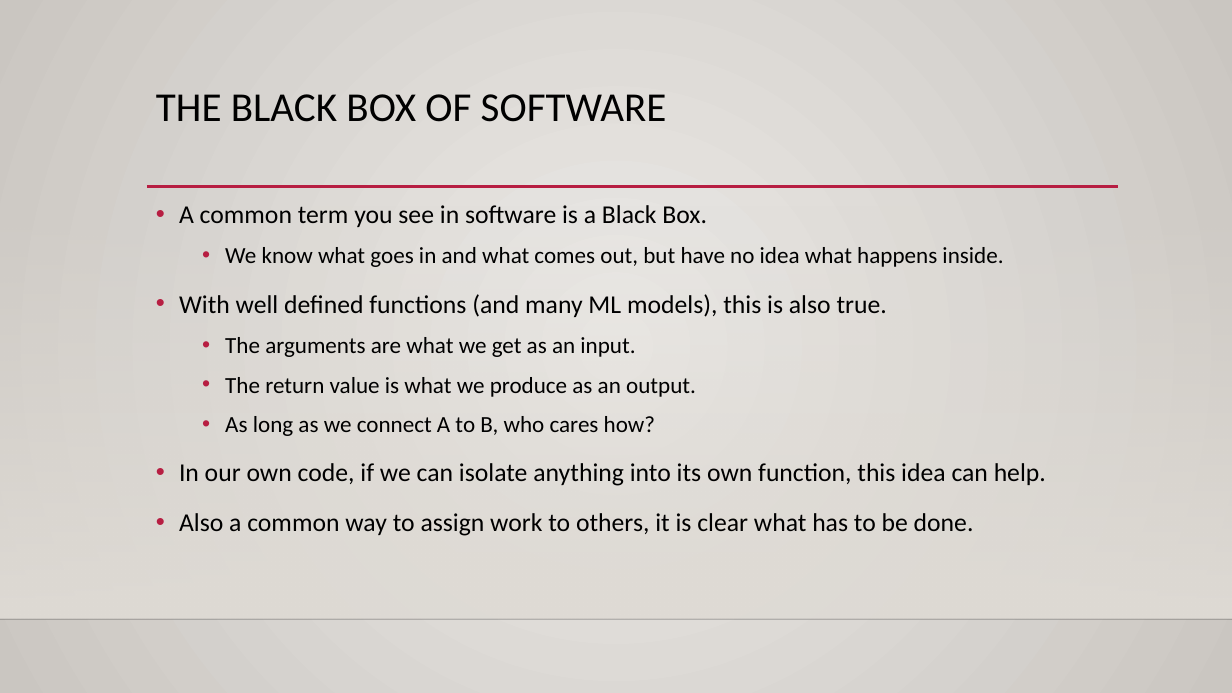
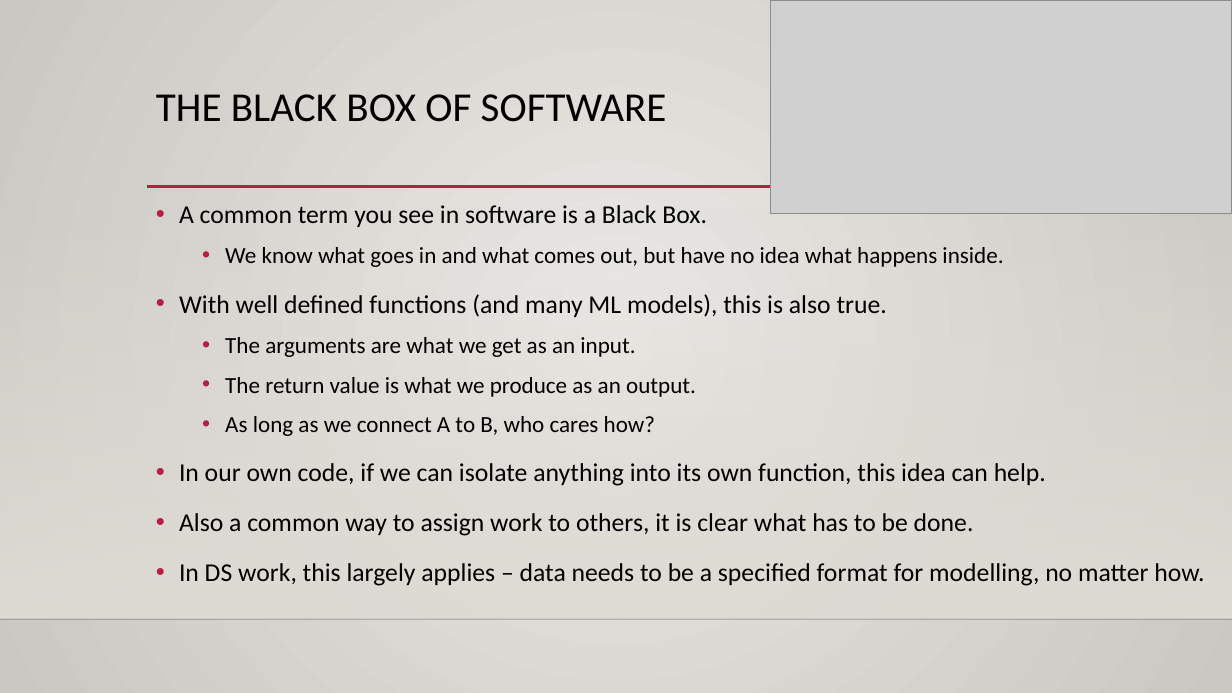
Before and after one commit to AkeemSemperDataScience/Programming_Basics_for_Machine_Learning_Students, a slide deck: slide 12 of reference_material/slides/018_cards_2.pptx (slide 10 before the commit). Drawn at 1232x693 pixels with LibreOffice and Linux fonts; fonts in the diff are those of the drawing; grey boxes stand for pictures; background and template pictures are left out. Boxes give left, top, right and bottom in pixels: in the first picture for what was removed or moved away, otherwise in the second. Text is boxed around its words. In the diff, an @@ line names an element or a change of style, - is before the commit and + after.

```diff
--- a/reference_material/slides/018_cards_2.pptx
+++ b/reference_material/slides/018_cards_2.pptx
@@ picture added at (771,0,1232,213) @@
@@ text at (179,563,1204,586): paragraph added @@
+• In DS work, this largely applies – data needs to be a specified format for modelling, no matter how.
```
Also in this commit, not shown: 5 other slides changed, 2 slides added, 4 other files.
